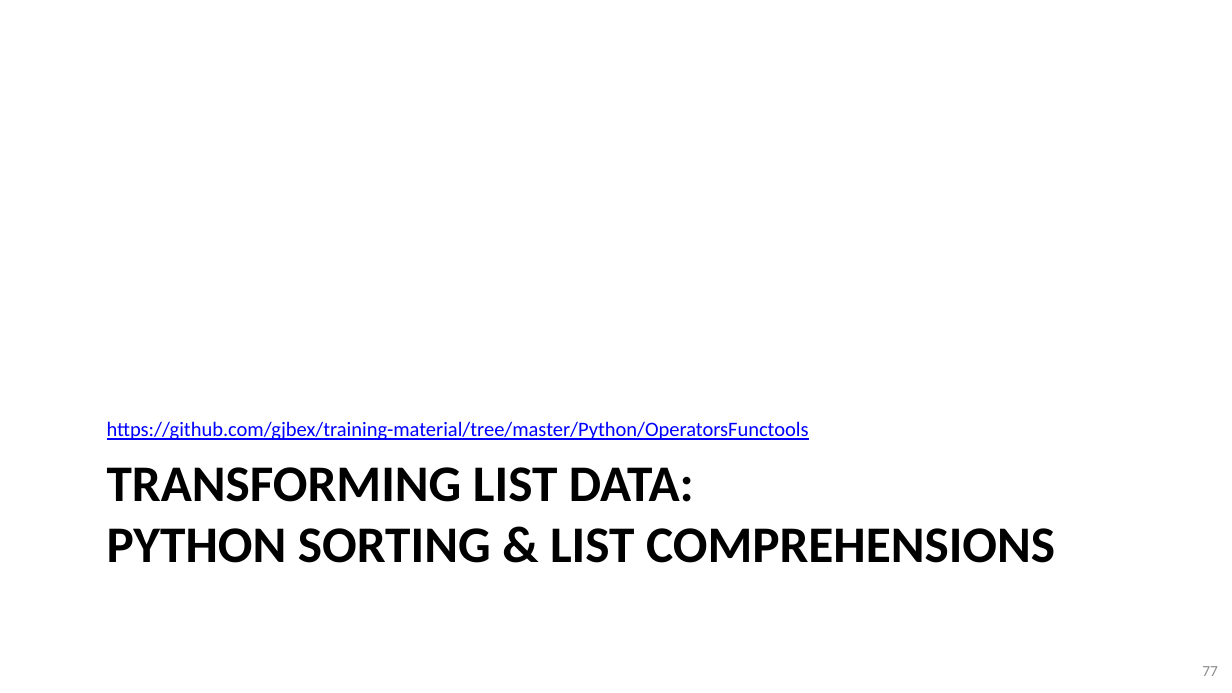
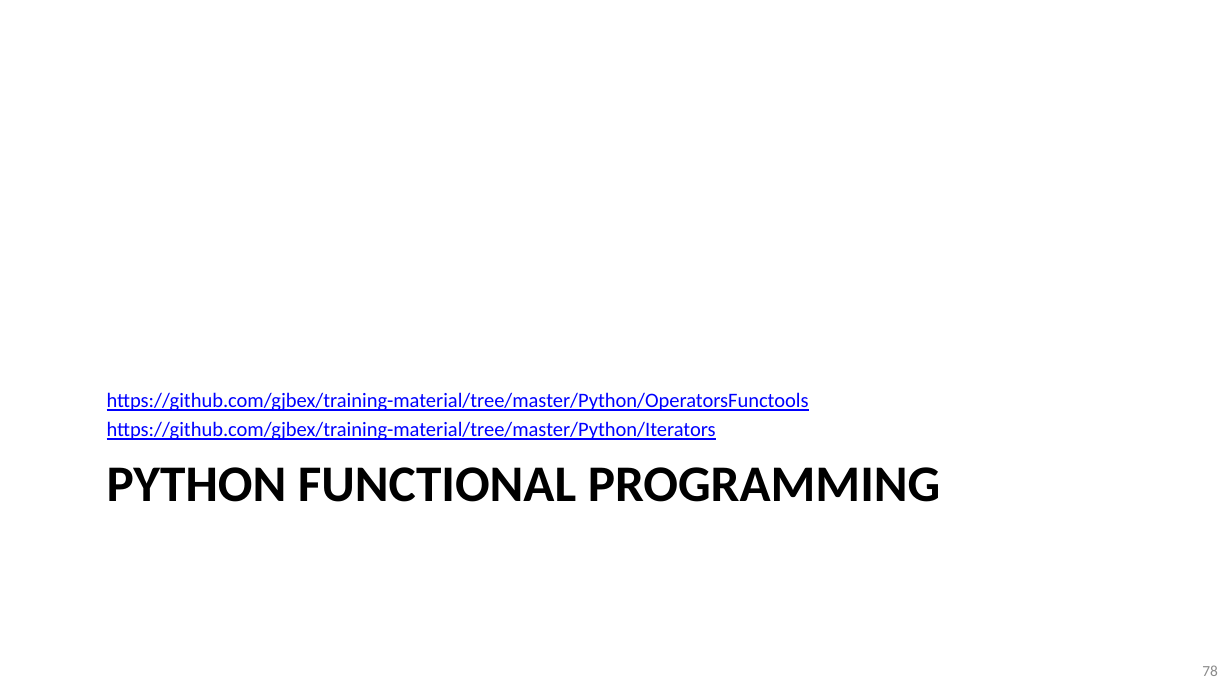
Before and after one commit to gjbex/Python-software-engineering, a slide deck: slide 78 of python_software_engineering.pptx (slide 77 before the commit). Drawn at 1232x693 pixels with LibreOffice and Linux fonts; fonts in the diff are those of the drawing. Boxes give left, top, right and bottom in pixels: in the first picture for what was removed or moved away, otherwise in the second. Text is boxed around its words. In the diff, an @@ line names an element or a change of style, - is before the commit and + after.

```diff
--- a/python_software_engineering.pptx
+++ b/python_software_engineering.pptx
@@ text at [107,421,716,440]: paragraph added @@
+https://github.com/gjbex/training-material/tree/master/Python/Iterators
@@ title at [107,467,941,502]: text changed @@
-TRANSFORMING LIST DATA:
-PYTHON SORTING & LIST COMPREHENSIONS
+PYTHON FUNCTIONAL PROGRAMMING
@@ page number at [1202,665,1218,676]: text changed @@
-77
+78
```
Also in this commit, not shown: 1 other slide changed, 1 slide added, 2 slides removed.
